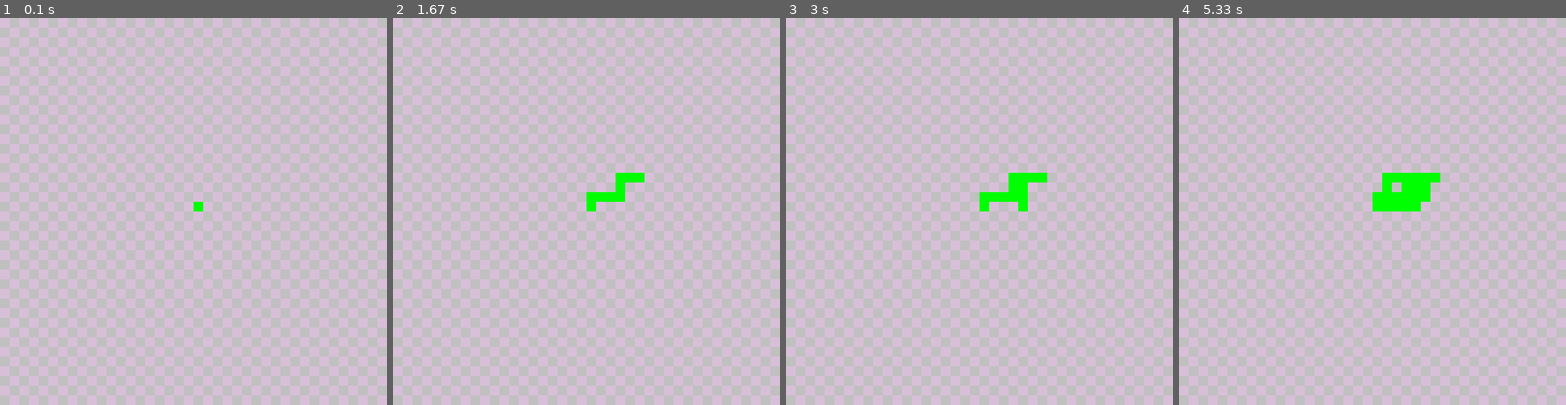
Above: before the commit, frames 1-4 (left to right).
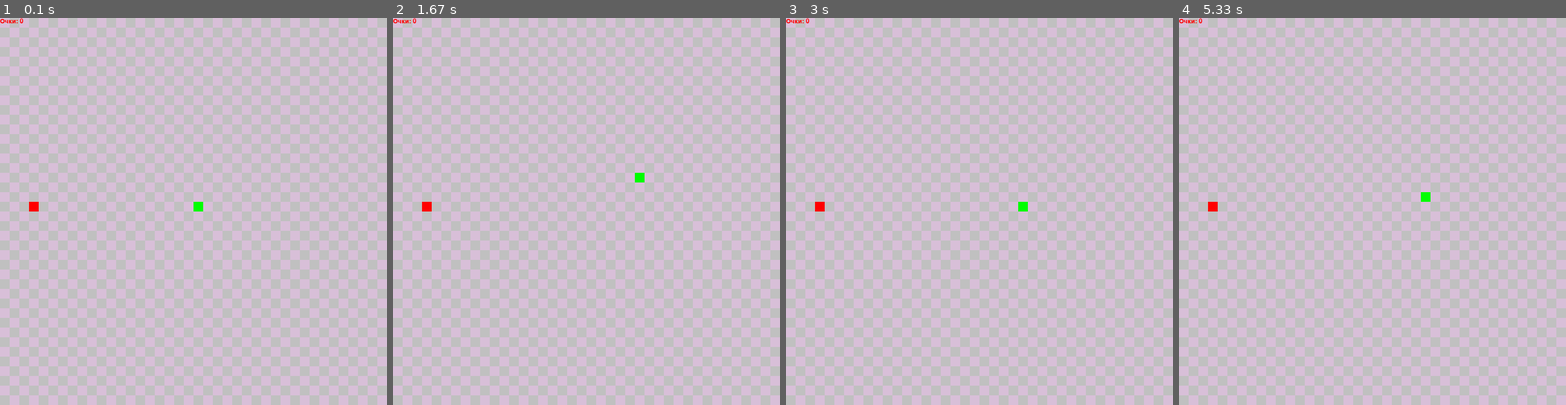
Above: after the commit, the same moments.

Repository: VladKorneev2329/pygame-snake
Game: pygame game, started from main.py
Same seed, same stepped clock (60 frames per second), same inputs: the game is played once before the commit and once after it.
Inputs:
- Up to frame 1 (0.1 s): no input
- Up to frame 2 (1.67 s): hold Right 0.33-0.8 s; hold Up 0.83-1.27 s; hold Right from 1.3 s (still down)
- Up to frame 3 (3 s): release Right at 1.8 s; hold Left 1.83-2.37 s; hold Down 2.4-2.95 s; hold Left from 2.98 s (still down)
- Up to frame 4 (5.33 s): release Left at 3.53 s; hold Up 3.57-4.12 s; hold Right 4.15-4.78 s; hold Down from 4.82 s (still down)

The runs differ from the first frame. In frame 1, 0.1% of the frame differs, in the area x 0-10%, y 0-50%; in frame 2, 0.6%; in frame 3, 0.9%; in frame 4, 1.4%, in the area x 0-68%, y 0-50%.

Commit message:
v1.0.0
Счетчик очков
Скорость змейки увеличивается
Змейка может умереть об себя

Diff:
--- a/checkEvent.py
+++ /dev/null
@@ -1,2 +0,0 @@
-import pygame
-from mainParametrs import *
--- a/main.py
+++ b/main.py
@@ -1,3 +1,6 @@
+from sys import exit
+import time
+from random import randrange
 import pygame
 from colors import *
 
@@ -7,11 +10,13 @@
     Отслеживает нажатые клавиши
     :return: None
     """
-    global snake_directions
+    global snake_directions, game_flag
 
     for event in pygame.event.get():
         if event.type == pygame.QUIT:
             pygame.quit()
+            exit()
+
 
     keys = pygame.key.get_pressed()
     if keys[pygame.K_ESCAPE]:
@@ -46,6 +51,7 @@
         }
 
 
+
 display_size = display_width, display_height = 800, 800
 display_title = 'Snake'
 display_fps = 5
@@ -55,7 +61,8 @@
 snake_y = display_height // 2
 snake_width = display_pixel
 snake_height = display_pixel
-snake_size = []
+snake_len = 1
+snake_body = []
 snake_directions = {
     'direction_up': True,
     'direction_down': False,
@@ -63,23 +70,16 @@
     'direction_left': False
 }
 
+food_x = randrange(0, 39) * display_pixel
+food_y = randrange(0, 39) * display_pixel
+
 pygame.init()
 display = pygame.display.set_mode(display_size)
 pygame.display.set_caption(display_title)
 
-for row in range(display_height // display_pixel):
-    for col in range(display_width // display_pixel):
-        if (row + col) % 2 == 0:
-            color = color_thistle
-        else:
-            color = color_silver
-        pygame.draw.rect(display, color,
-                         (0 + display_pixel * col, 0 + display_pixel * row, display_pixel, display_pixel))
-
 while True:
 
     check_event()
-    print(snake_directions)
 
     if snake_directions['direction_up']:
         snake_y -= display_pixel
@@ -95,11 +95,45 @@
     elif snake_x > display_width - snake_width:
         snake_x = 0
     elif snake_y < 0:
-        snake_y = display_height + snake_height
-    elif snake_y > display_height:
+        snake_y = display_height - snake_height
+    elif snake_y > display_height - snake_height:
         snake_y = 0
 
-    pygame.draw.rect(display, color_lime, (snake_x, snake_y, snake_width, snake_height))
+    for row in range(display_height // display_pixel):
+        for col in range(display_width // display_pixel):
+            if (row + col) % 2 == 0:
+                color = color_thistle
+            else:
+                color = color_silver
+            pygame.draw.rect(display, color,
+                             (0 + display_pixel * col, 0 + display_pixel * row, display_pixel, display_pixel))
+
+    if food_x == snake_x and food_y == snake_y:
+        food_x = randrange(0, 39) * display_pixel
+        food_y = randrange(0, 39) * display_pixel
+        display_fps += 1
+        snake_len += 1
+        print('lvl {0}'.format(snake_len))
+    display.blit(pygame.font.SysFont(None, 20).render('Очки: {0}'.format(snake_len-1), True, color_red), (0, 0))
+    pygame.display.update()
+    snake_head = []
+    snake_head.append(snake_x)
+    snake_head.append(snake_y)
+    snake_body.append(snake_head)
+    if len(snake_body) > snake_len:
+        del snake_body[0]
+    for snake_block in snake_body[:-1]:
+        if snake_block == snake_head:
+            time.sleep(2)
+            pygame.quit()
+            exit()
+
+    for snake_block in snake_body:
+        pygame.draw.rect(display, color_lime, (snake_block[0], snake_block[1], snake_width, snake_height))
+
+    pygame.display.update()
+
+    pygame.draw.rect(display, color_red, (food_x, food_y, display_pixel, display_pixel))
 
     pygame.display.flip()
     pygame.time.Clock().tick(display_fps)
--- a/mainParametrs.py
+++ /dev/null
@@ -1,16 +0,0 @@
-display_size = display_width, display_height = 800, 800
-display_title = 'Snake'
-display_fps = 5
-display_pixel = 20
-
-snake_x = display_width // 2
-snake_y = display_height // 2
-snake_width = display_pixel
-snake_height = display_pixel
-snake_size = []
-snake_directions = {
-    'direction_up': False,
-    'direction_down': False,
-    'direction_right': False,
-    'direction_left': False
-}
